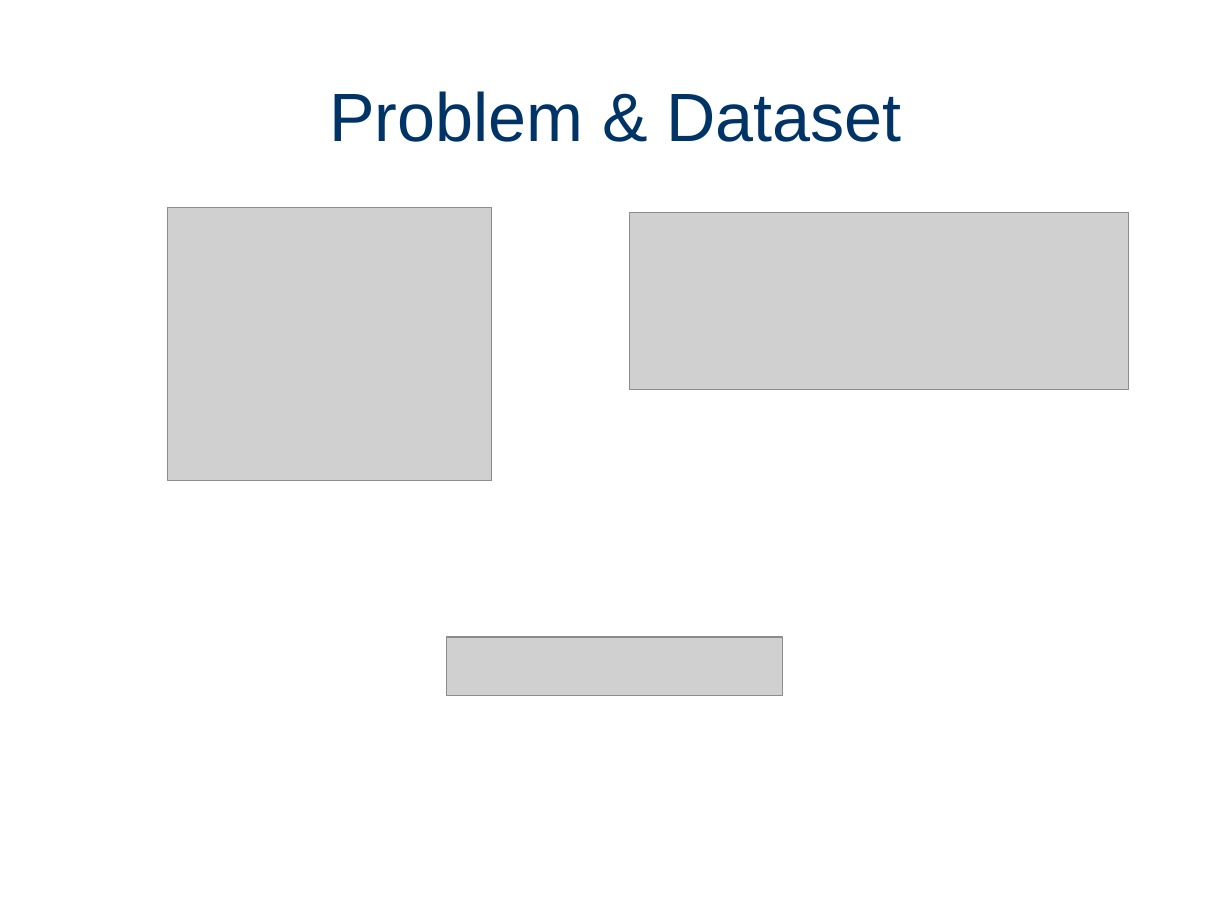
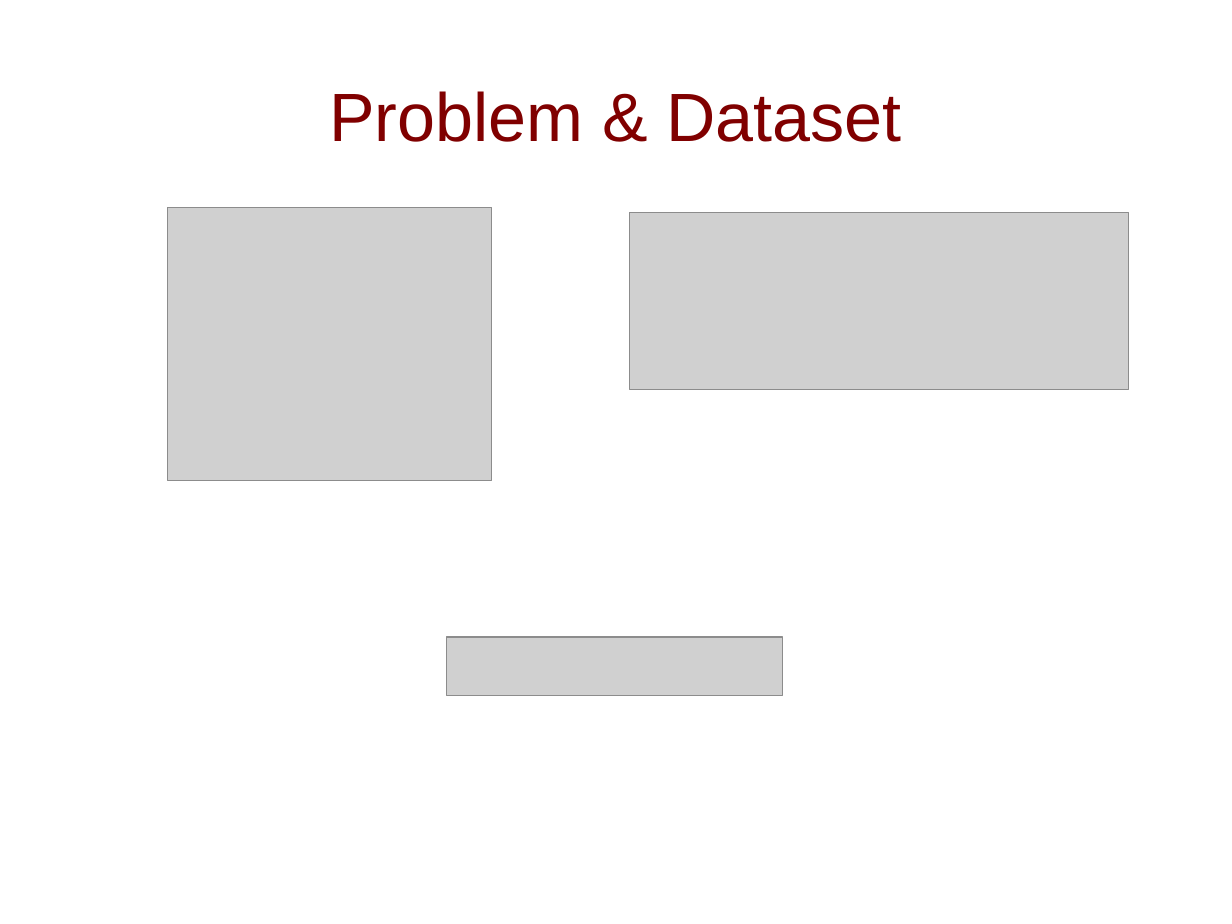
Before and after one commit to gSilas/special-palm-tree, a slide deck: slide 2 of presentation.odp. Drawn at 1232x924 pixels with LibreOffice and Linux fonts; fonts in the diff are those of the drawing; grey boxes stand for pictures. Boxes give left, top, right and bottom in pixels: in the first picture for what was removed or moved away, otherwise in the second. Text is boxed around its words. In the diff, an @@ line names an element or a change of style, - is before the commit and + after.

```diff
--- a/presentation.odp
+++ b/presentation.odp
@@ title "Problem & Dataset" at [329, 91, 902, 142]: text colour #003366 to #800000 @@
```
Also in this commit, not shown: 8 other slides changed, 3 slides added, 8 other files.
